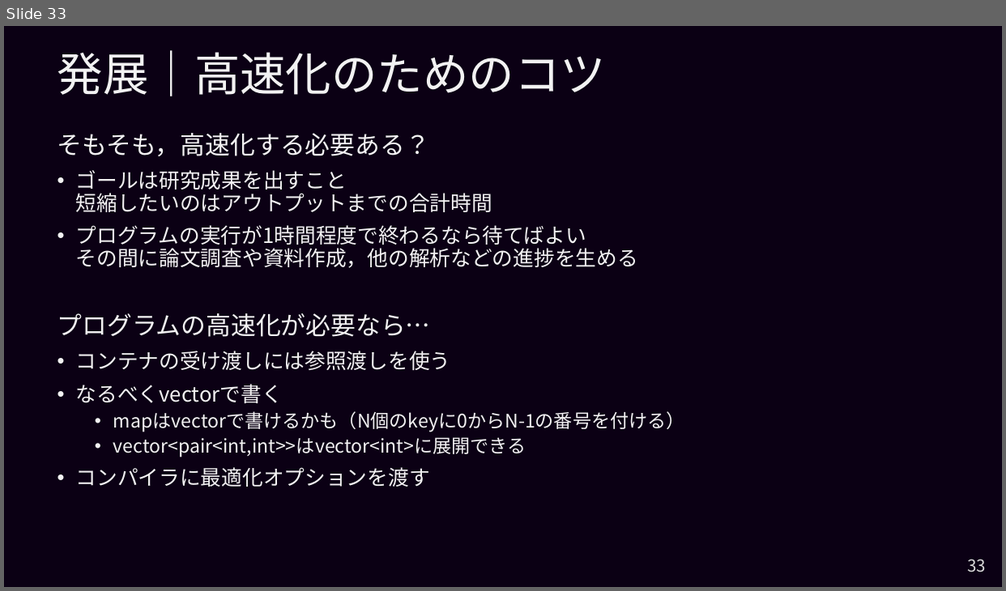
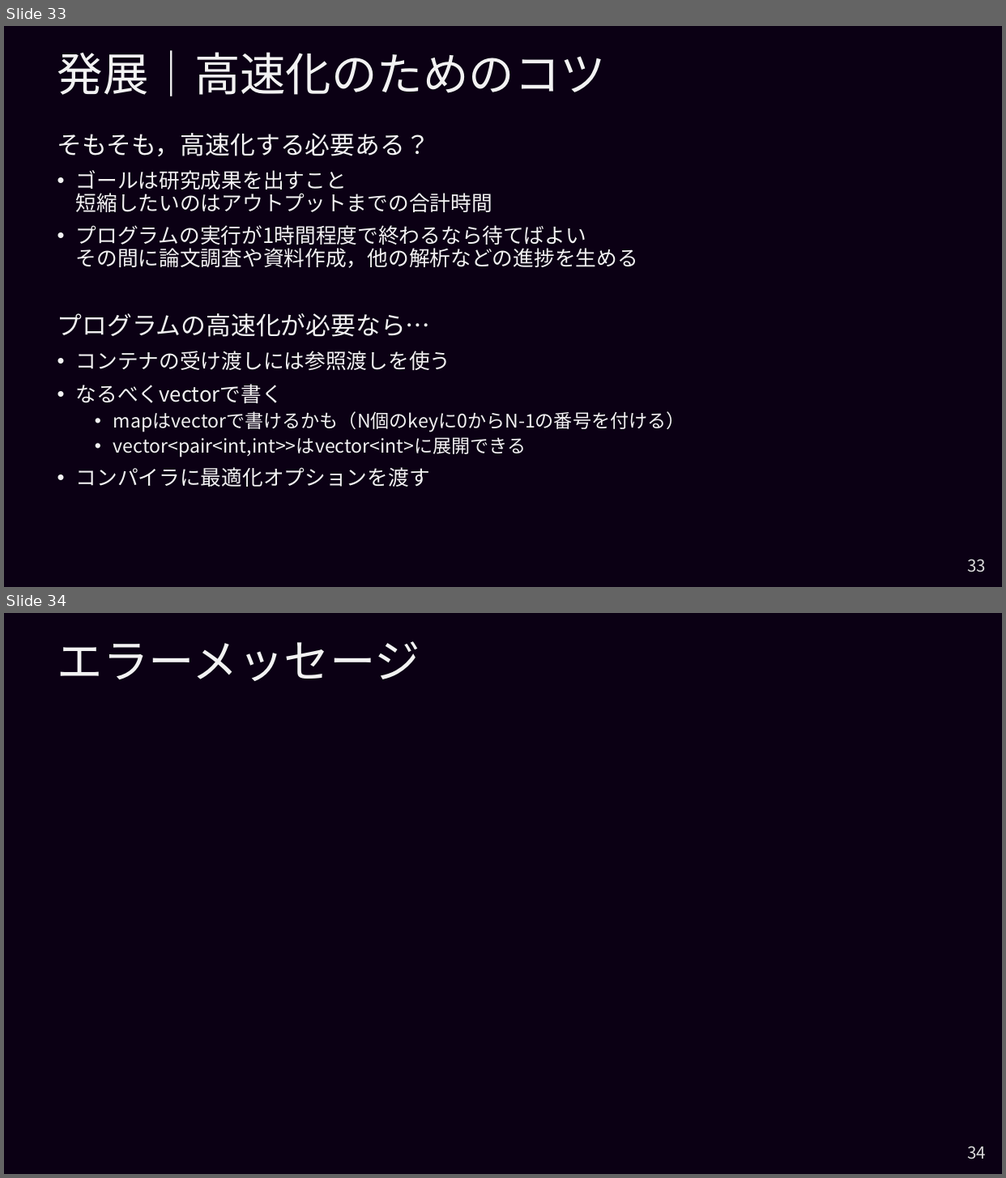
Before and after one commit to KeiNagayama/PRG2023, a slide deck: 02_CPP/doc/02_CPP_SourcehanCodeJP.pptx. Shown one above the other, each under a label of ours: slide 33 before the commit, slides 33 and 34 after it. The pictures are 1006x591 and 1006x1178 pixels, drawn with LibreOffice and Linux fonts; fonts in the diff are those of the drawing. Boxes give left, top, right and bottom in pixels: in the first picture for what was removed or moved away, otherwise in the second. Text is boxed around its words. In the diff, an @@ line names an element or a change of style, - is before the commit and + after.

```diff
--- a/02_CPP/doc/02_CPP_SourcehanCodeJP.pptx
+++ b/02_CPP/doc/02_CPP_SourcehanCodeJP.pptx
@@ slide 34 added at [4, 613, 1002, 1174], background #0B0014 @@
@@ title added at [57, 641, 420, 681], 44 pt, text #F2F2F2 @@
+エラーメッセージ
@@ page number added at [967, 1146, 986, 1160], 16 pt, text #D9D9D9 @@
+34
```
Also in this commit, not shown: 16 other files.
